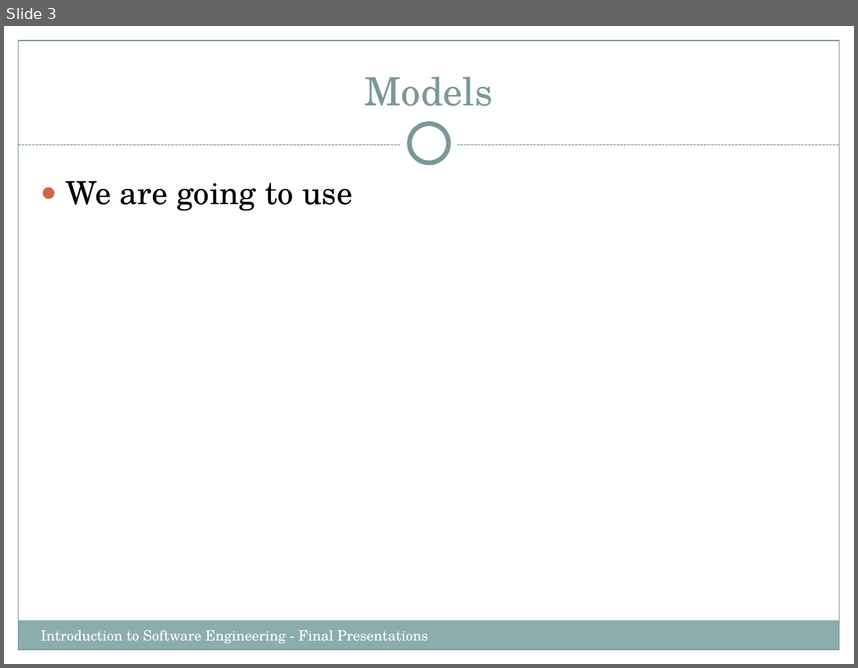
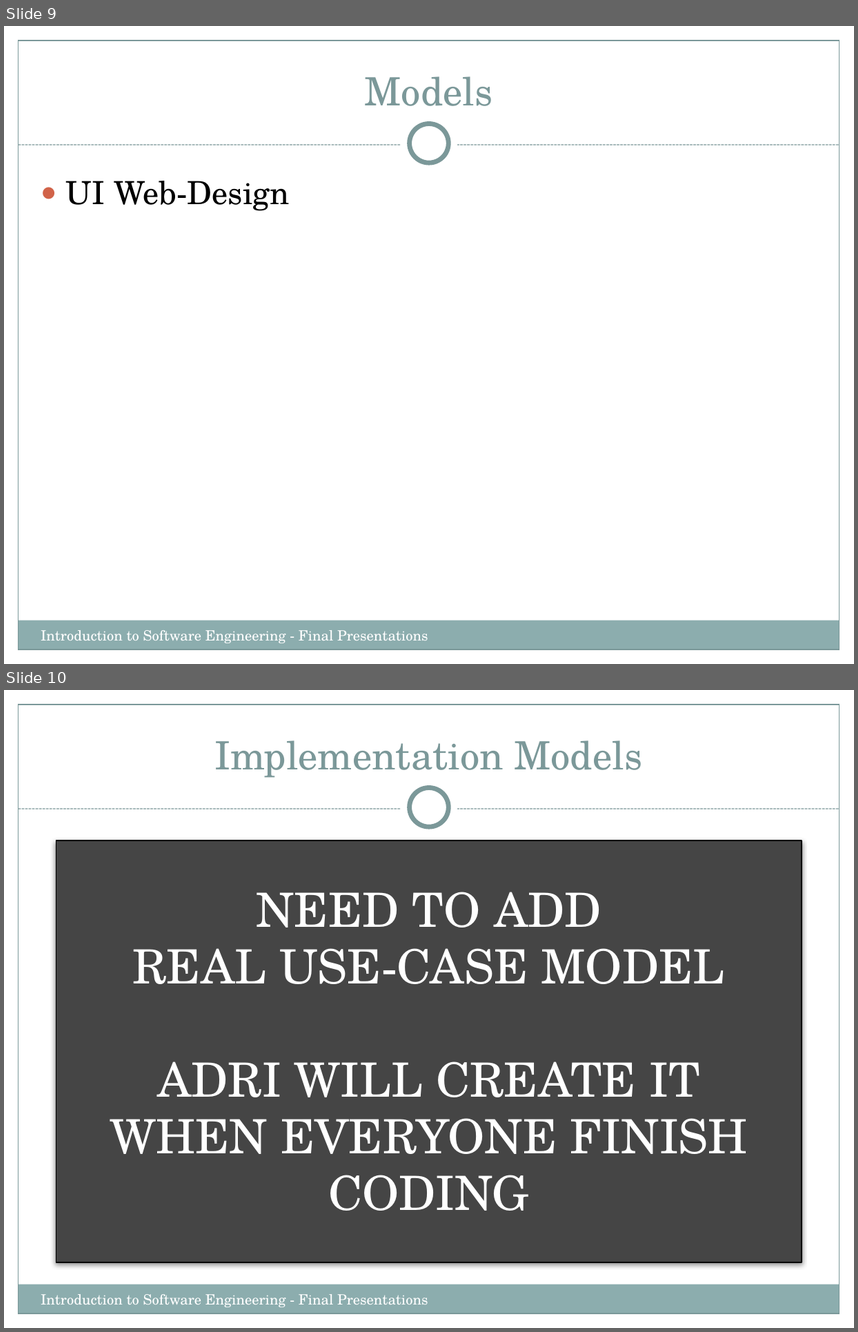
Before and after one commit to Sang712UMA/PetsApp, a slide deck: Presentation/AdrianSlides_WORKINPROGRESS.pptx. Shown one above the other, each under a label of ours: slide 3 before the commit, slides 9 and 10 after it. The pictures are 858x668 and 858x1332 pixels, drawn with LibreOffice and Linux fonts; fonts in the diff are those of the drawing. Boxes give left, top, right and bottom in pixels: in the first picture for what was removed or moved away, otherwise in the second. Text is boxed around its words. In the diff, an @@ line names an element or a change of style, - is before the commit and + after.

Commit message:
Assets presentation Adri
No code added, assets of pets and my slides of the presentation added

```diff
--- a/Presentation/AdrianSlides_WORKINPROGRESS.pptx
+++ b/Presentation/AdrianSlides_WORKINPROGRESS.pptx
@@ slide 10 added at <box>4,690,854,1328</box>, background #FFFFFF; not listed: 8 template elements that a slide beside it also shows @@
@@ title added at <box>214,740,642,778</box>, 33 pt, text #7C999A @@
+Implementation Models
@@ rectangle added at <box>56,840,802,1262</box>, fill #454545, outline #000000 0.75 pt @@
@@ text added at <box>110,891,748,1210</box>, 40 pt, text #FFFFFF @@
+NEED TO ADD
+REAL USE-CASE MODEL
+ADRI WILL CREATE IT
+WHEN EVERYONE FINISH CODING
@@ text added at <box>41,1294,428,1307</box>, 12 pt, text #FFFFFF @@
+Introduction to Software Engineering - Final Presentations
@@ what was slide 3 is now slide 9 @@
@@ slide 9 changed as well @@
@@ text at <box>66,181,290,211</box>: text changed @@
-● We are going to use
+● UI Web-Design
```
Also in this commit, not shown: 3 other slides changed, 6 other slides added, 9 other files.
